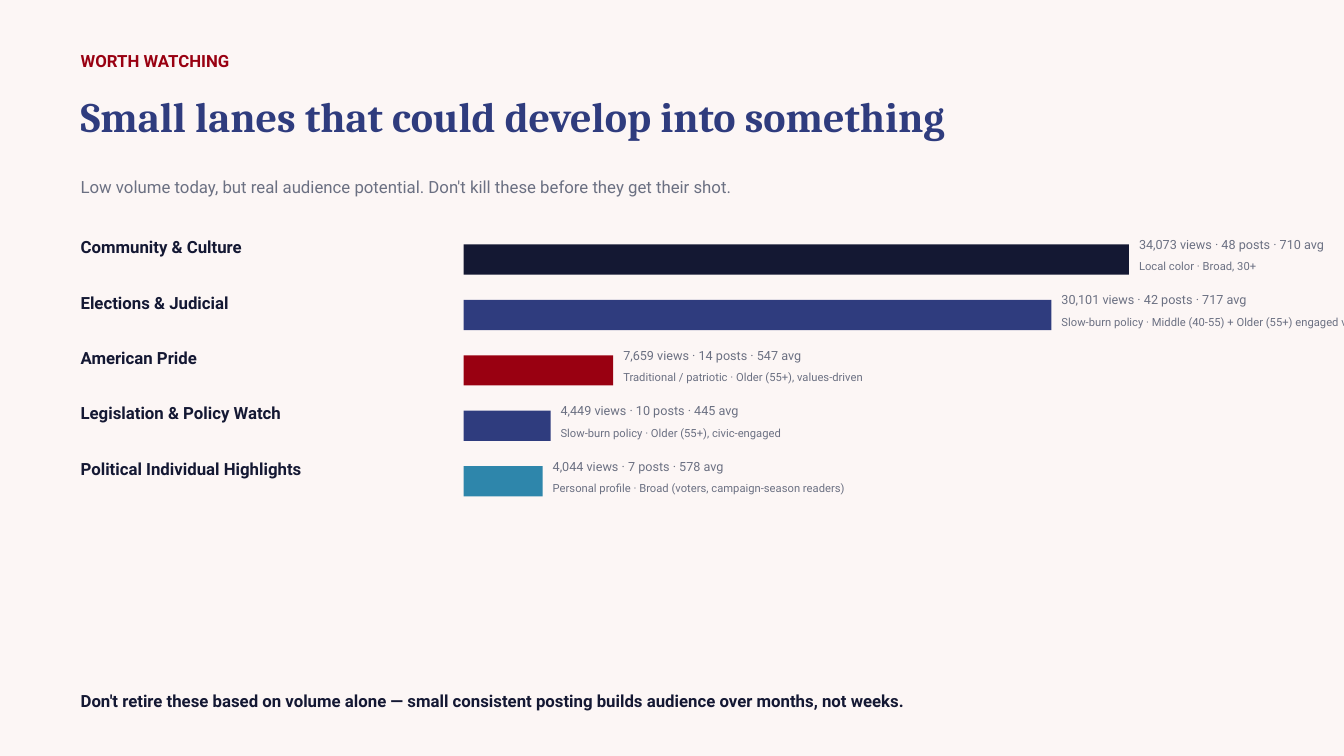
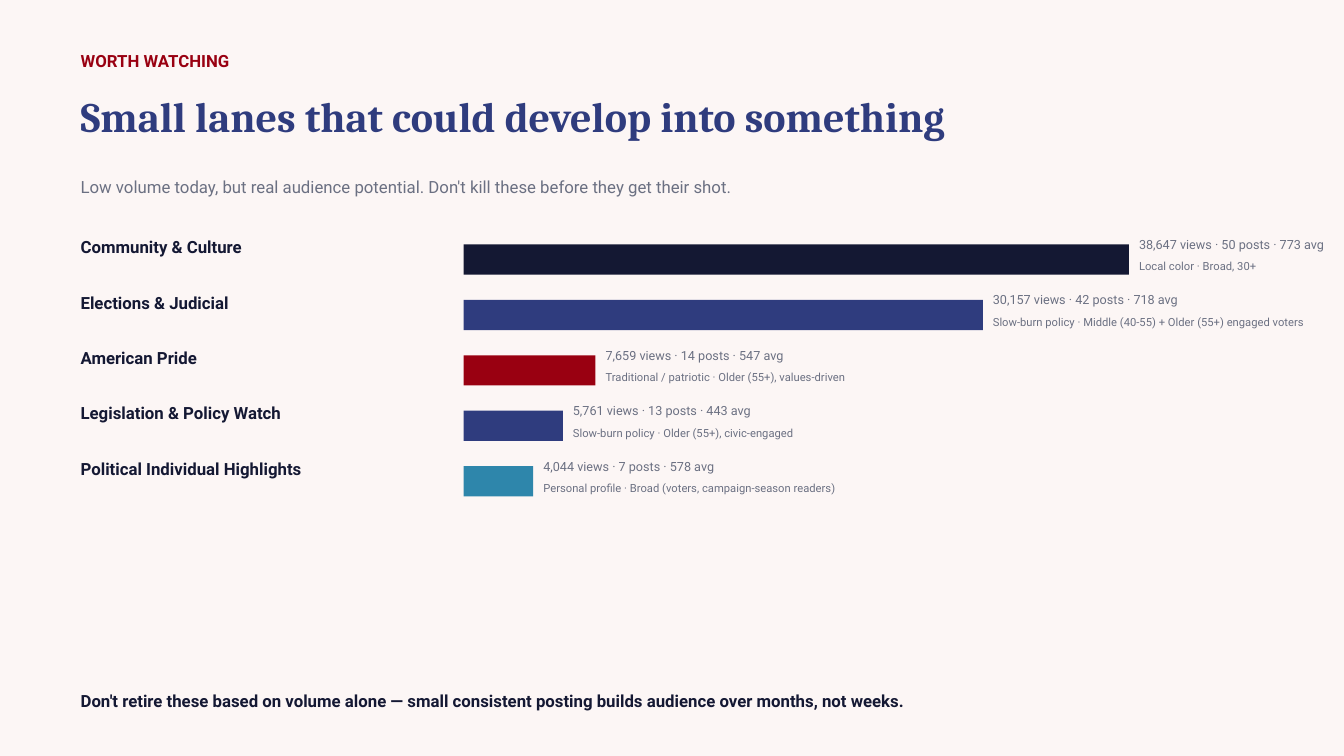
Before and after one commit to zvmmer/talking-downey-kpis, a slide deck: slide 12 of SPONSOR_CONTENT_REPORT.pptx. Drawn at 1344x756 pixels with LibreOffice and Linux fonts; fonts in the diff are those of the drawing. Boxes give left, top, right and bottom in pixels: in the first picture for what was removed or moved away, otherwise in the second. Text is boxed around its words. In the diff, an @@ line names an element or a change of style, - is before the commit and + after.

```diff
--- a/SPONSOR_CONTENT_REPORT.pptx
+++ b/SPONSOR_CONTENT_REPORT.pptx
@@ text at <box>1139,240,1324,252</box>: text changed @@
-34,073 views · 48 posts · 710 avg
+38,647 views · 50 posts · 773 avg
@@ rectangle: place and size @@
-rectangle at <box>464,299,1052,330</box>
+rectangle at <box>464,299,983,330</box>
@@ text at <box>993,295,1178,307</box>: text changed @@
-30,101 views · 42 posts · 717 avg
+30,157 views · 42 posts · 718 avg
@@ text "Slow-burn policy · Middle (40-55) ..." rewrapped from <box>1061,317,1338,329</box> to <box>993,317,1304,329</box> @@
@@ rectangle: place and size @@
-rectangle at <box>464,355,613,385</box>
+rectangle at <box>464,355,596,385</box>
@@ text "7,659 views · 14 posts ...": place and size @@
-text "7,659 views · 14 posts ..." at <box>623,351,801,363</box>
+text "7,659 views · 14 posts ..." at <box>606,351,784,363</box>
@@ text "Traditional / patriotic · Older ...": place and size @@
-text "Traditional / patriotic · Older ..." at <box>623,372,863,383</box>
+text "Traditional / patriotic · Older ..." at <box>606,372,845,383</box>
@@ rectangle: place and size @@
-rectangle at <box>464,411,551,442</box>
+rectangle at <box>464,411,563,442</box>
@@ text at <box>573,406,751,418</box>: text changed @@
-4,449 views · 10 posts · 445 avg
+5,761 views · 13 posts · 443 avg
@@ text "Slow-burn policy · Older (55+), ...": place and size @@
-text "Slow-burn policy · Older (55+), ..." at <box>561,428,781,440</box>
+text "Slow-burn policy · Older (55+), ..." at <box>573,428,793,440</box>
@@ rectangle: place and size @@
-rectangle at <box>464,466,542,496</box>
+rectangle at <box>464,466,533,496</box>
@@ text "4,044 views · 7 posts ...": place and size @@
-text "4,044 views · 7 posts ..." at <box>553,462,724,474</box>
+text "4,044 views · 7 posts ..." at <box>543,462,714,474</box>
@@ text "Personal profile · Broad (voters, ...": place and size @@
-text "Personal profile · Broad (voters, ..." at <box>553,483,845,495</box>
+text "Personal profile · Broad (voters, ..." at <box>543,483,836,494</box>
```
Also in this commit, not shown: 10 other slides changed, 5 other files.
